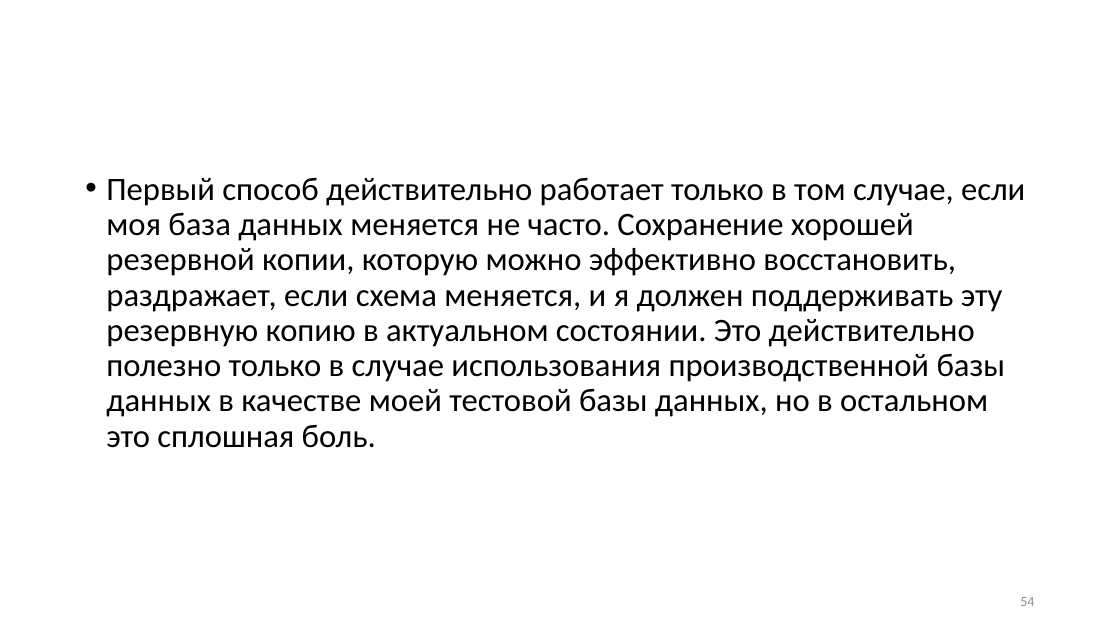
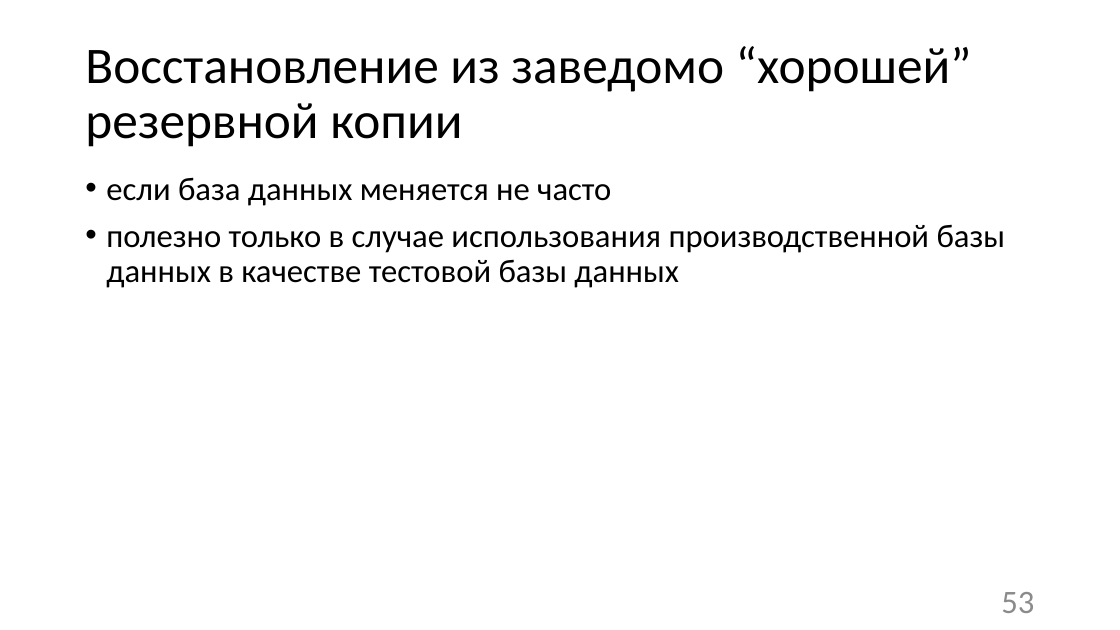
Before and after one commit to Sa1Gur/DbTest.Containers, a slide deck: slide 53 of DbaseTesting.pptx (slide 54 before the commit). Drawn at 1120x630 pixels with LibreOffice and Linux fonts; fonts in the diff are those of the drawing. Boxes give left, top, right and bottom in pixels: in the first picture for what was removed or moved away, otherwise in the second. Text is boxed around its words. In the diff, an @@ line names an element or a change of style, - is before the commit and + after.

```diff
--- a/DbaseTesting.pptx
+++ b/DbaseTesting.pptx
@@ title added at (85,46,972,147), 44 pt, text #000000 @@
+Восстановление из заведомо “хорошей” резервной копии
@@ text at (106,177,1006,288): text changed @@
-• Первый способ действительно работает только в том случае, если моя база данных меняется не часто. Сохранение хорошей резервной копии, которую можно эффективно восстановить, раздражает, если схема меняется, и я должен поддерживать эту резервную копию в актуальном состоянии. Это действительно полезно только в случае использования производственной базы данных в качестве моей тестовой базы данных, но в остальном это сплошная боль.
+• если база данных меняется не часто
+• полезно только в случае использования производственной базы данных в качестве тестовой базы данных
@@ page number at (1001,592,1034,613): text changed; size 12 to 28 pt @@
-54
+53
```
Also in this commit, not shown: 31 other slides changed, 26 slides added, 18 slides removed, 9 other files.
